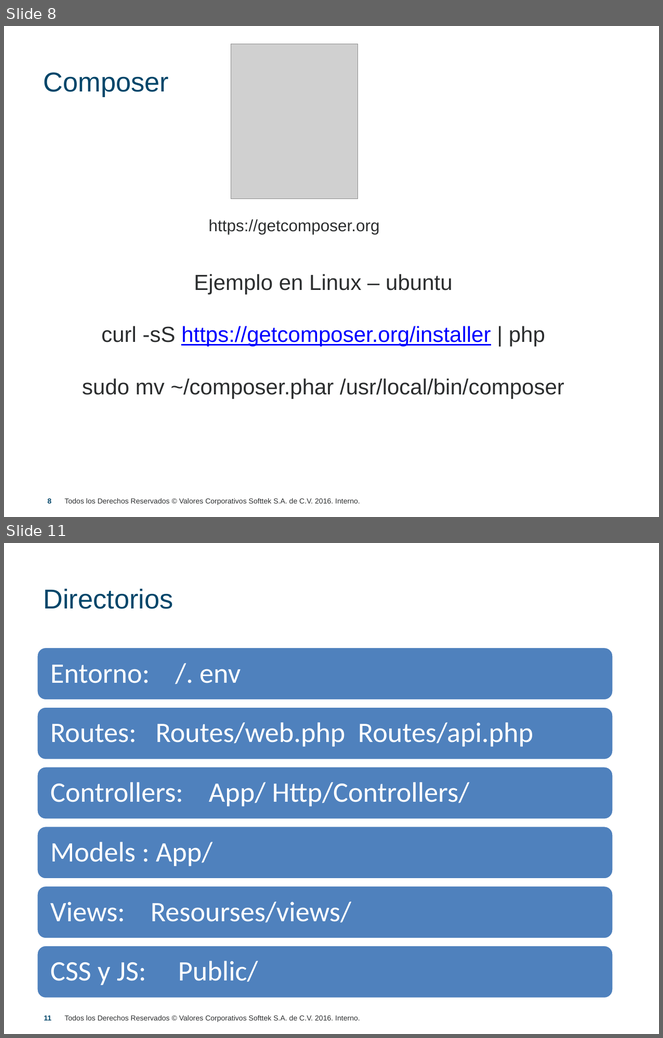
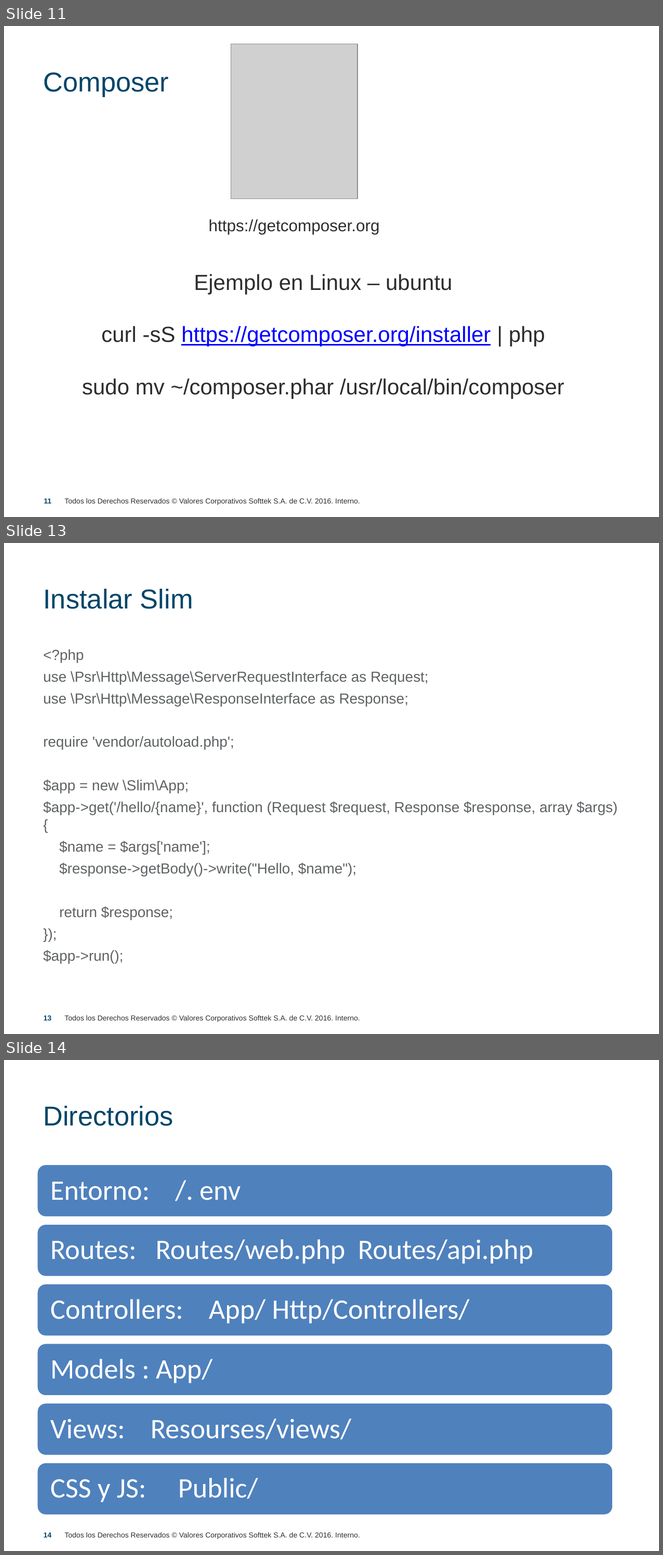
Before and after one commit to precagno/clase_slim, a slide deck: ppt_capacitacion_slim.pptx. Shown one above the other, each under a label of ours: slides 8 and 11 before the commit, slides 11, 13 and 14 after it; the slides between them are not shown. The pictures are 663x1038 and 663x1555 pixels, drawn with LibreOffice and Linux fonts; fonts in the diff are those of the drawing; grey boxes stand for pictures; background and template pictures are left out. Boxes give left, top, right and bottom in pixels: in the first picture for what was removed or moved away, otherwise in the second. Text is boxed around its words. In the diff, an @@ line names an element or a change of style, - is before the commit and + after.

```diff
--- a/ppt_capacitacion_slim.pptx
+++ b/ppt_capacitacion_slim.pptx
@@ slide 13 added at [4,543,659,1034], background #FFFFFF; not listed: 1 template element that a slide beside it also shows @@
@@ text added at [43,589,193,609], 30 pt, text #004569 @@
+Instalar Slim
@@ text added at [43,649,618,964], 16 pt, text #5E6264 @@
+<?php
+use \Psr\Http\Message\ServerRequestInterface as Request;
+use \Psr\Http\Message\ResponseInterface as Response;
+require 'vendor/autoload.php';
+$app = new \Slim\App;
+$app->get('/hello/{name}', function (Request $request, Response $response, array $args) {
+$name = $args['name'];
+$response->getBody()->write("Hello, $name");
+return $response;
+});
+$app->run();
@@ page number added at [44,1016,52,1021], 8 pt, text #004569, bold @@
+13
@@ what was slide 8 is now slide 11 @@
@@ page number at [44,499,52,504]: text changed @@
-8
+11
@@ what was slide 11 is now slide 14 @@
@@ page number at [44,1533,52,1538]: text changed @@
-11
+14
```
Also in this commit, not shown: 8 slides changed, 6 other slides added, 4 slides removed, 1 other file.
